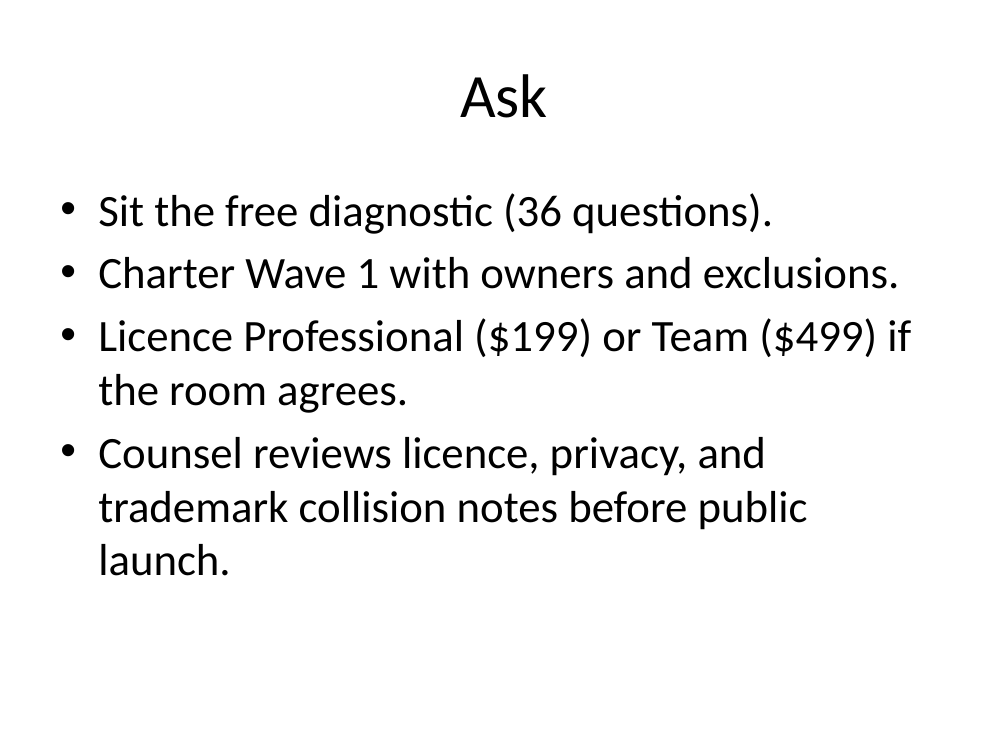
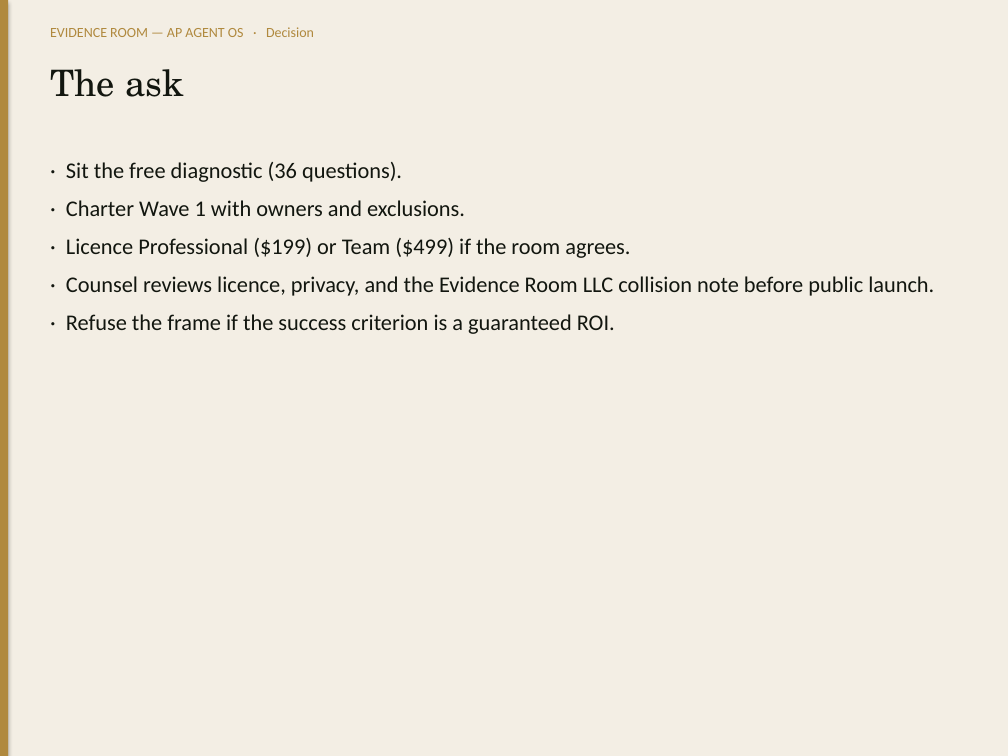
Before and after one commit to adamintelligenceai/Origin, a slide deck: slide 11 of evidence-room/04_AP_AGENT_OS_TEAM/Decks/ER_CFO_AP_Transformation.pptx (slide 6 before the commit). Drawn at 1008x756 pixels with LibreOffice and Linux fonts; fonts in the diff are those of the drawing. Boxes give left, top, right and bottom in pixels: in the first picture for what was removed or moved away, otherwise in the second. Text is boxed around its words. In the diff, an @@ line names an element or a change of style, - is before the commit and + after.

```diff
--- a/evidence-room/04_AP_AGENT_OS_TEAM/Decks/ER_CFO_AP_Transformation.pptx
+++ b/evidence-room/04_AP_AGENT_OS_TEAM/Decks/ER_CFO_AP_Transformation.pptx
@@ rectangle added at (0,0,1008,756), fill #F3EEE4 @@
@@ rectangle added at (0,0,8,756), fill #B0893E @@
@@ text added at (50,27,314,37), 10 pt, text #B0893E @@
+EVIDENCE ROOM — AP AGENT OS · Decision
@@ text "The ask" at (50,69,184,97): vertical alignment middle to top @@
@@ text at (50,69,184,97): text changed; size 44 to 26 pt; font Calibri to TeX Gyre Schola; text colour #000000 to #12160F @@
-Ask
+The ask
@@ text at (66,162,934,334): text changed; size 32 to 16 pt; text colour #000000 to #12160F @@
-• Sit the free diagnostic (36 questions).
-• Charter Wave 1 with owners and exclusions.
-• Licence Professional ($199) or Team ($499) if the room agrees.
-• Counsel reviews licence, privacy, and trademark collision notes before public launch.
+· Sit the free diagnostic (36 questions).
+· Charter Wave 1 with owners and exclusions.
+· Licence Professional ($199) or Team ($499) if the room agrees.
+· Counsel reviews licence, privacy, and the Evidence Room LLC collision note before public launch.
+· Refuse the frame if the success criterion is a guaranteed ROI.
```
Also in this commit, not shown: 4 other slides changed, 6 slides added, 1 slide removed, 55 other files.
